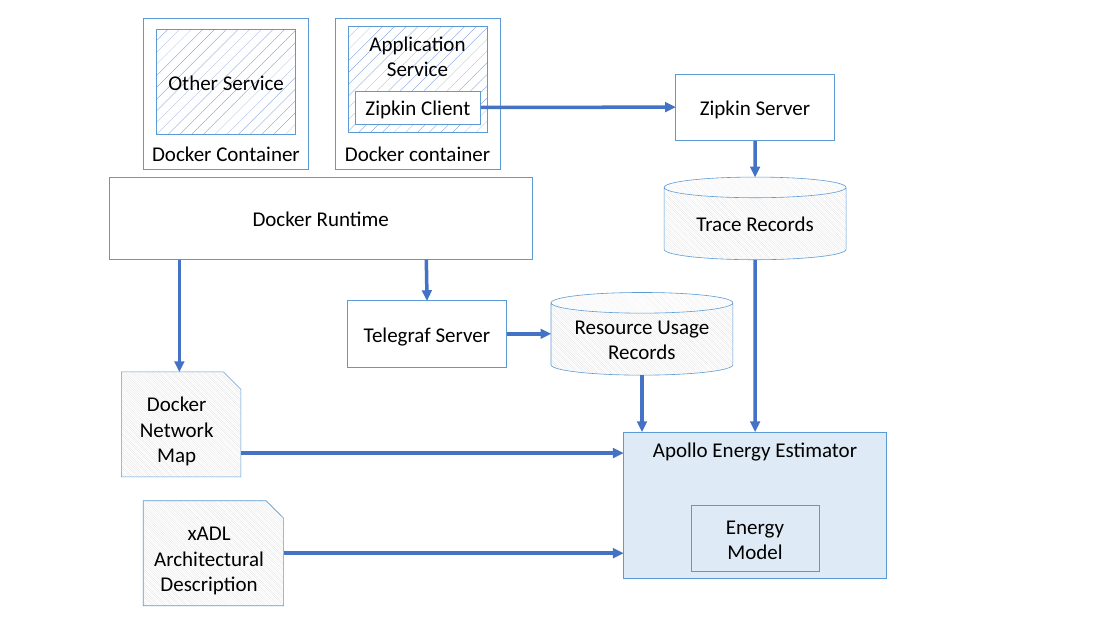
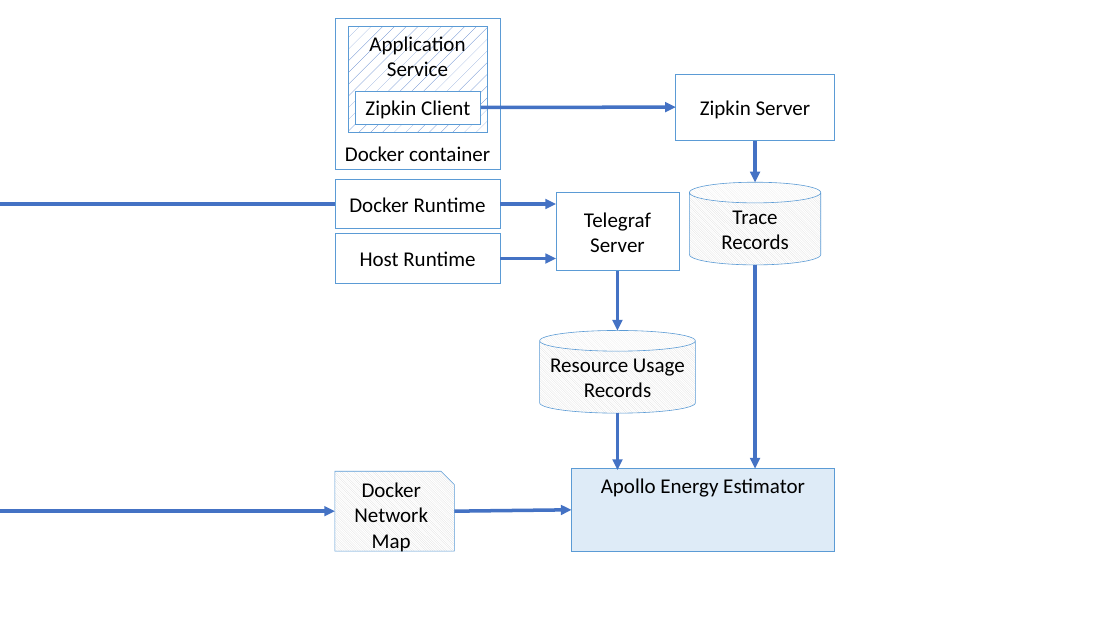
Before and after one commit to eoinwoods/phdthesis, a slide deck: slide 4 of Figures/Figure-Sources.pptx. Drawn at 1120x630 pixels with LibreOffice and Linux fonts; fonts in the diff are those of the drawing. Boxes give left, top, right and bottom in pixels: in the first picture for what was removed or moved away, otherwise in the second. Text is boxed around its words. In the diff, an @@ line names an element or a change of style, - is before the commit and + after.

```diff
--- a/Figures/Figure-Sources.pptx
+++ b/Figures/Figure-Sources.pptx
@@ rectangle removed at bbox=[144, 18, 309, 170] @@
-Docker Container
@@ rectangle removed at bbox=[157, 29, 296, 135] @@
-Other Service
@@ arrow moved from (755, 140) - (755, 177) to (755, 140) - (755, 182) @@
@@ rectangle "Docker Runtime": place and size @@
-rectangle "Docker Runtime" at bbox=[109, 177, 533, 260]
+rectangle "Docker Runtime" at bbox=[335, 179, 501, 229]
@@ elbow arrow added from (335, 204) to (335, 512), #4472C4 3 pt @@
@@ arrow moved from (427, 260) - (427, 301) to (501, 204) - (556, 204) @@
@@ rectangle "Telegraf Server": place and size @@
-rectangle "Telegraf Server" at bbox=[348, 301, 507, 367]
+rectangle "Telegraf Server" at bbox=[556, 192, 680, 271]
@@ cylinder "Trace Records": place and size @@
-cylinder "Trace Records" at bbox=[665, 177, 847, 260]
+cylinder "Trace Records" at bbox=[690, 182, 821, 265]
@@ rectangle added at bbox=[335, 234, 501, 283], outline #5B9BD5 0.5 pt, 18 pt, text #000000 @@
+Host Runtime
@@ arrow removed from (180, 260) to (180, 372) @@
@@ arrow added from (501, 259) to (556, 259), #4472C4 3 pt @@
@@ arrow moved from (755, 260) - (755, 432) to (755, 265) - (755, 469) @@
@@ arrow moved from (507, 334) - (551, 334) to (618, 271) - (618, 330) @@
@@ cylinder "Resource Usage Records": place and size @@
-cylinder "Resource Usage Records" at bbox=[551, 292, 734, 375]
+cylinder "Resource Usage Records" at bbox=[539, 330, 695, 413]
@@ arrow moved from (642, 376) - (642, 432) to (618, 413) - (618, 470) @@
@@ snip rect "Docker Network Map": place and size @@
-snip rect "Docker Network Map" at bbox=[122, 372, 241, 477]
+snip rect "Docker Network Map" at bbox=[335, 471, 455, 551]
@@ rectangle "Apollo Energy Estimator": place and size @@
-rectangle "Apollo Energy Estimator" at bbox=[623, 432, 886, 579]
+rectangle "Apollo Energy Estimator" at bbox=[571, 469, 834, 551]
@@ snip rect removed at bbox=[144, 501, 284, 606] @@
-xADL Architectural Description
@@ rectangle removed at bbox=[691, 506, 819, 571] @@
-Energy Model
@@ arrow moved from (241, 453) - (623, 453) to (455, 512) - (571, 510) @@
@@ arrow removed from (284, 554) to (623, 554) @@
```
Also in this commit, not shown: 2 other files.
